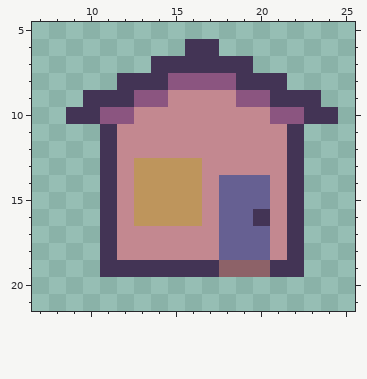
Edited in one commit: pixel-art sprite (public/house3_owned.png). Above: the version before the commit.
The file is 35x25 pixels. Shown: x 7..25, y 5..21.
The result:
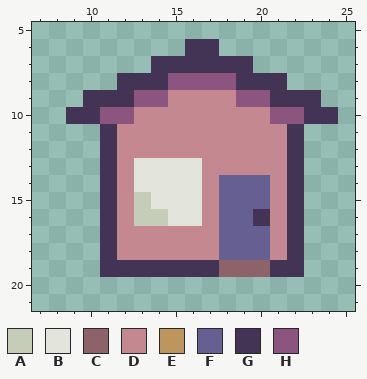
Palette (. is transparent): A #c5ccb8  B #e3e4db  C #8d6268  D #c38890  E #be955c  F #666092  G #433455  H #8b5580
From the commit log: Add new house images for upgraded and owned states
The exact change:
@@ x 11..18 @@
 12 GDDDDDDD
-13 GDEEEEDD
-14 GDEEEEDF
-15 GDEEEEDF
-16 GDEEEEDF
+13 GDBBBBDD
+14 GDBBBBDF
+15 GDABBBDF
+16 GDAABBDF
 17 GDDDDDDF
Where, in picture pixels (left, top, right, bottom), the same in both pictures:
changed: (134, 158, 202, 226)
